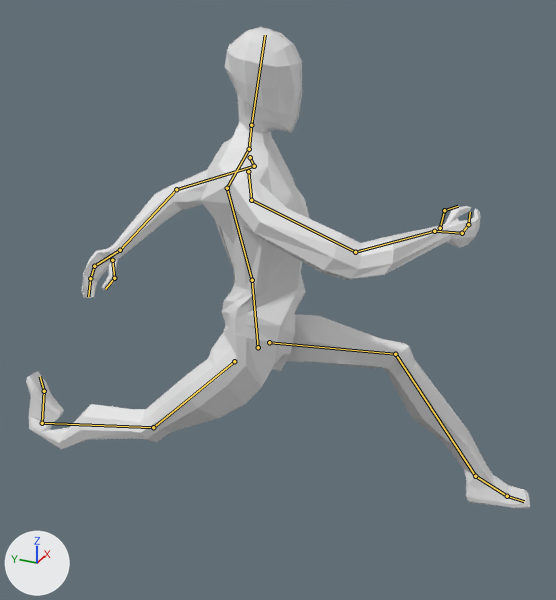
Two versions of the Blender file TheGamexD/Assets/Models/player.blend, one commit apart.
The view is the same before and after, from a camera (50 mm lens) standing at (-1.877, -0.875, 1.784) and looking at (0.008, -0.027, 0.841). Lighting does not change. The marker at lower left points along +X, +Y and +Z. Both versions are drawn at frame 39 of the action 'ArmatureAction'; the numbers are the values there. The bones that bend it are drawn over the model as lines.
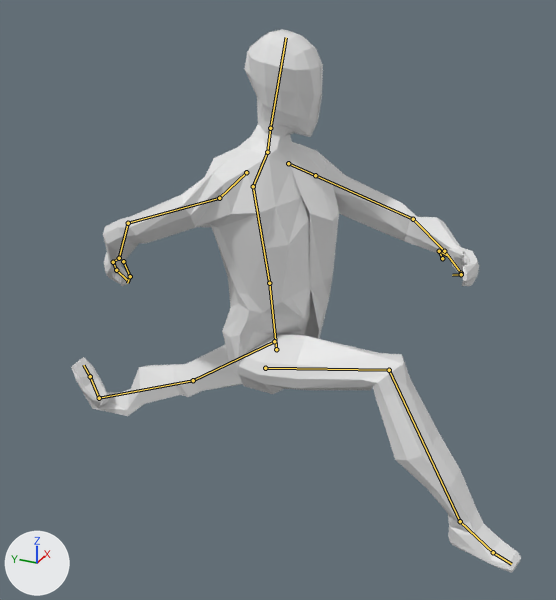
Commit message: fix default pose of player

Pixel boxes [x1, y1, x2, y2] of what changed, in the pictures (556 x 600 px):
'Cube', posed (11% narrower, 13% taller)
    before: [26, 27, 530, 509]
    after: [71, 29, 521, 573]
bone 'Hips', root to tip
    before: (258, 347) to (252, 280)
    after: (276, 349) to (269, 283)
bone 'Spine', root to tip
    before: (252, 280) to (227, 188)
    after: (269, 283) to (253, 186)
bone 'Chest', root to tip
    before: (227, 188) to (249, 149)
    after: (253, 186) to (267, 152)
bone 'Neck', root to tip
    before: (249, 149) to (251, 125)
    after: (267, 152) to (270, 128)
bone 'UpperArm_L', root to tip
    before: (254, 166) to (176, 189)
    after: (315, 175) to (413, 219)
bone 'LowerArm_L', root to tip
    before: (176, 189) to (120, 250)
    after: (413, 219) to (444, 251)
bone 'UpperArm_R', root to tip
    before: (251, 200) to (355, 252)
    after: (219, 198) to (128, 223)
bone 'LowerArm_R', root to tip
    before: (355, 252) to (434, 231)
    after: (128, 223) to (119, 258)

The edits, one by one:
Bone 'Hips' (bone_hips) moves from (0.0, -0.296, -0.027) to (0.014, -0.303, 0.027).
Bone 'Hips' (bone_hips) turns from (0, -14, -1) to (0, 15, 1) degrees about its own x, y and z.
Bone 'Spine' (bone_spine) turns from (3, 34, 9) to (3, -34, -9) degrees about its own x, y and z.
Bone 'Chest' (bone_chest) turns from (0, 4, -2) to (0, -4, 2) degrees about its own x, y and z.
Bone 'Neck' (bone_neck) turns from (-1, -23, 3) to (-1, 23, -3) degrees about its own x, y and z.
Bone 'UpperArm_L' (bone_upperarm_l) turns from (-62, 23, -14) to (70, -24, -18) degrees about its own x, y and z.
Bone 'LowerArm_L' (bone_lowerarm_l) turns from (3, -25, -29) to (4, 0, -47) degrees about its own x, y and z.
Bone 'UpperArm_R' (bone_upperarm_r) turns from (70, 24, 18) to (-63, -23, 14) degrees about its own x, y and z.
Bone 'LowerArm_R' (bone_lowerarm_r) turns from (4, 0, 47) to (3, 26, 29) degrees about its own x, y and z.
Bone 'LegIK_L' (bone_legik_l) moves from (0.007, -0.729, 0.245) to (0.0, 0.674, 0.108).
Bone 'LegIK_L' (bone_legik_l) turns from (1, 0, 0) to (123, 0, 0) degrees about its own x, y and z.
Bone 'PoleTarget_L' (bone_poletarget_l) moves from (0.003, 0.335, 0.097) to (0.0, -0.019, -0.234).
Bone 'LegIK_R' (bone_legik_r) moves from (0.0, 0.715, 0.147) to (-0.007, -0.736, 0.295).
Bone 'LegIK_R' (bone_legik_r) turns from (123, 0, 0) to (0, 0, 0) degrees about its own x, y and z.
Bone 'PoleTarget_R' (bone_poletarget_r) moves from (0.0, -0.018, -0.281) to (-0.003, 0.337, 0.148).
